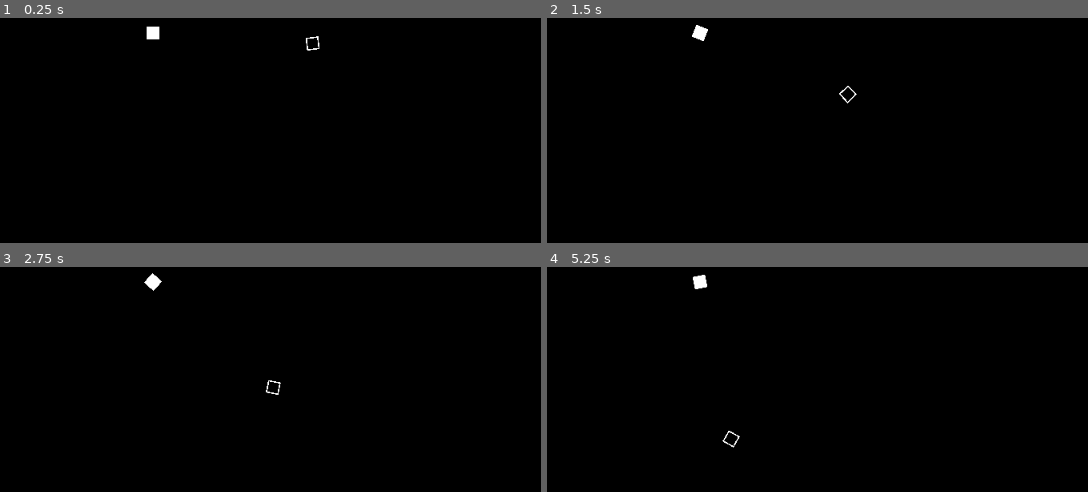
Above: before the commit, frames 1-4 (two rows, left to right).
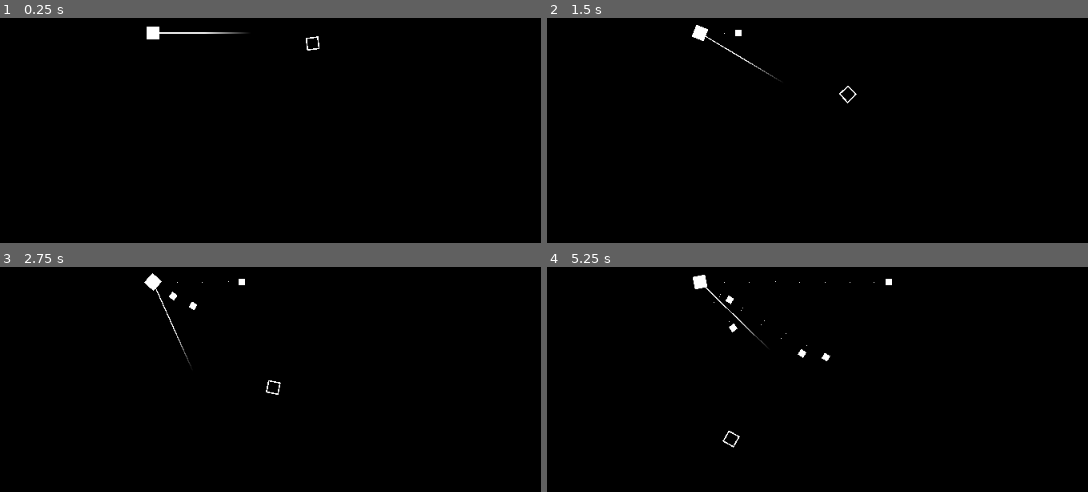
Above: after the commit, the same moments.

Repository: magpie-repos/orbital-asteroid-defense
Game: Godot game, scene res://scenes/main.tscn
The game is run twice, just before and just after one commit, with the same random seed, the same clock (stepped at 60 frames per second) and the same inputs.
Inputs:
- Up to frame 1 (0.25 s): no input
- Up to frame 2 (1.5 s): tap Enter (shoot, bound only after the commit) at 0.5 s; hold Right (gun_clock, bound only after the commit) 0.53-1.28 s; tap Left (gun_count_clock, bound only after the commit) at 0.8, 1.35 s
- Up to frame 3 (2.75 s): tap Enter (shoot, bound only after the commit) at 1.55, 2.1 s; hold Right (gun_clock, bound only after the commit) from 2.03 s (still down)
- Up to frame 4 (5.25 s): release Right (gun_clock, bound only after the commit) at 2.78 s; tap Right (gun_clock, bound only after the commit) at 2.85, 4.55 s; tap Left (gun_count_clock, bound only after the commit) at 3.05 s; hold Left (gun_count_clock, bound only after the commit) 3.53-4.28 s; tap Enter (shoot, bound only after the commit) at 3.8, 4.35 s; hold Right (gun_clock, bound only after the commit) from 5.03 s (still down)

The runs differ from the first frame. In frame 1, 0.1% of the frame differs, in the area x 29-46%, y 6-8%; in frame 2, 0.2%; in frame 3, 0.2%; in frame 4, 0.4%, in the area x 29-64%, y 4-43%.

Commit message:
Basic missile functions and space gun
- Missile scene
- Gun programming
- Gun shoots missiles
-yeet

Diff:
--- a/project.godot
+++ b/project.godot
@@ -21,3 +21,26 @@
 window/size/viewport_height=1000
 window/size/initial_position_type=3
 window/size/resizable=false
+
+[input]
+
+gun_count_clock={
+"deadzone": 0.5,
+"events": [Object(InputEventKey,"resource_local_to_scene":false,"resource_name":"","device":-1,"window_id":0,"alt_pressed":false,"shift_pressed":false,"ctrl_pressed":false,"meta_pressed":false,"pressed":false,"keycode":0,"physical_keycode":4194319,"key_label":0,"unicode":0,"location":0,"echo":false,"script":null)
+, Object(InputEventKey,"resource_local_to_scene":false,"resource_name":"","device":-1,"window_id":0,"alt_pressed":false,"shift_pressed":false,"ctrl_pressed":false,"meta_pressed":false,"pressed":false,"keycode":0,"physical_keycode":65,"key_label":0,"unicode":97,"location":0,"echo":false,"script":null)
+]
+}
+gun_clock={
+"deadzone": 0.5,
+"events": [Object(InputEventKey,"resource_local_to_scene":false,"resource_name":"","device":-1,"window_id":0,"alt_pressed":false,"shift_pressed":false,"ctrl_pressed":false,"meta_pressed":false,"pressed":false,"keycode":0,"physical_keycode":4194321,"key_label":0,"unicode":0,"location":0,"echo":false,"script":null)
+, Object(InputEventKey,"resource_local_to_scene":false,"resource_name":"","device":-1,"window_id":0,"alt_pressed":false,"shift_pressed":false,"ctrl_pressed":false,"meta_pressed":false,"pressed":false,"keycode":0,"physical_keycode":68,"key_label":0,"unicode":100,"location":0,"echo":false,"script":null)
+]
+}
+shoot={
+"deadzone": 0.5,
+"events": [Object(InputEventKey,"resource_local_to_scene":false,"resource_name":"","device":-1,"window_id":0,"alt_pressed":false,"shift_pressed":false,"ctrl_pressed":false,"meta_pressed":false,"pressed":false,"keycode":0,"physical_keycode":4194309,"key_label":0,"unicode":0,"location":0,"echo":false,"script":null)
+, Object(InputEventKey,"resource_local_to_scene":false,"resource_name":"","device":-1,"window_id":0,"alt_pressed":false,"shift_pressed":false,"ctrl_pressed":false,"meta_pressed":false,"pressed":false,"keycode":0,"physical_keycode":32,"key_label":0,"unicode":32,"location":0,"echo":false,"script":null)
+, Object(InputEventKey,"resource_local_to_scene":false,"resource_name":"","device":-1,"window_id":0,"alt_pressed":false,"shift_pressed":false,"ctrl_pressed":false,"meta_pressed":false,"pressed":false,"keycode":0,"physical_keycode":87,"key_label":0,"unicode":119,"location":0,"echo":false,"script":null)
+, Object(InputEventKey,"resource_local_to_scene":false,"resource_name":"","device":-1,"window_id":0,"alt_pressed":false,"shift_pressed":false,"ctrl_pressed":false,"meta_pressed":false,"pressed":false,"keycode":0,"physical_keycode":4194320,"key_label":0,"unicode":0,"location":0,"echo":false,"script":null)
+]
+}
--- a/scenes/main.tscn
+++ b/scenes/main.tscn
@@ -1,7 +1,8 @@
-[gd_scene load_steps=8 format=3 uid="uid://dwdhvkjw8iiri"]
+[gd_scene load_steps=11 format=3 uid="uid://dwdhvkjw8iiri"]
 
 [ext_resource type="PackedScene" uid="uid://bwbbo87xf2kmb" path="res://scenes/planet.tscn" id="1_66jwk"]
 [ext_resource type="Script" path="res://scripts/player.gd" id="2_5aqob"]
+[ext_resource type="Script" path="res://scripts/gun.gd" id="3_vi33y"]
 
 [sub_resource type="Gradient" id="Gradient_0pebe"]
 colors = PackedColorArray(0, 0, 0, 1, 0, 0, 0, 1)
@@ -20,6 +21,14 @@
 [sub_resource type="RectangleShape2D" id="RectangleShape2D_77h2x"]
 size = Vector2(16, 16)
 
+[sub_resource type="Gradient" id="Gradient_hi5fh"]
+offsets = PackedFloat32Array(0.525974, 1)
+colors = PackedColorArray(1, 1, 1, 1, 1, 1, 1, 0)
+
+[sub_resource type="GradientTexture1D" id="GradientTexture1D_svc50"]
+gradient = SubResource("Gradient_hi5fh")
+width = 96
+
 [node name="Main" type="Node2D"]
 
 [node name="Camera2D" type="Camera2D" parent="."]
@@ -33,15 +42,21 @@
 [node name="Player" type="Node2D" parent="."]
 script = ExtResource("2_5aqob")
 
-[node name="Gun" type="Node2D" parent="Player"]
-
-[node name="GunSprite" type="Sprite2D" parent="Player/Gun"]
-
 [node name="PlayerSprite" type="Sprite2D" parent="Player"]
 scale = Vector2(0.25, 0.25)
 texture = SubResource("GradientTexture2D_72tao")
 
 [node name="PlayerArea2D" type="Area2D" parent="Player"]
+collision_mask = 2
 
 [node name="PlayerCollisionShape" type="CollisionShape2D" parent="Player/PlayerArea2D"]
 shape = SubResource("RectangleShape2D_77h2x")
+
+[node name="Gun" type="Node2D" parent="."]
+script = ExtResource("3_vi33y")
+
+[node name="GunSprite" type="Sprite2D" parent="Gun"]
+scale = Vector2(1.285, 1.285)
+texture = SubResource("GradientTexture1D_svc50")
+centered = false
+offset = Vector2(0, -0.465)
--- /dev/null
+++ b/scenes/missile.tscn
@@ -0,0 +1,49 @@
+[gd_scene load_steps=7 format=3 uid="uid://qp5rg8xqdov2"]
+
+[ext_resource type="Script" path="res://scripts/missile.gd" id="1_b326g"]
+
+[sub_resource type="Gradient" id="Gradient_2qsd7"]
+colors = PackedColorArray(1, 1, 1, 1, 1, 1, 1, 1)
+
+[sub_resource type="GradientTexture2D" id="GradientTexture2D_cdfaw"]
+gradient = SubResource("Gradient_2qsd7")
+width = 8
+height = 8
+
+[sub_resource type="Gradient" id="Gradient_0j7gf"]
+colors = PackedColorArray(1, 1, 1, 1, 1, 1, 1, 1)
+
+[sub_resource type="GradientTexture2D" id="GradientTexture2D_sm135"]
+gradient = SubResource("Gradient_0j7gf")
+width = 1
+height = 1
+
+[sub_resource type="RectangleShape2D" id="RectangleShape2D_0t00t"]
+size = Vector2(8, 8)
+
+[node name="Missile" type="Node2D"]
+script = ExtResource("1_b326g")
+
+[node name="MissileSprite" type="Sprite2D" parent="."]
+texture = SubResource("GradientTexture2D_cdfaw")
+
+[node name="MissileParticleTrail" type="CPUParticles2D" parent="."]
+amount = 16
+lifetime = 10.0
+texture = SubResource("GradientTexture2D_sm135")
+emission_shape = 3
+emission_rect_extents = Vector2(1, 1)
+direction = Vector2(0, 0)
+spread = 20.0
+gravity = Vector2(0, 0)
+damping_min = 2.7
+damping_max = 2.755
+
+[node name="MissileArea2D" type="Area2D" parent="."]
+collision_layer = 0
+collision_mask = 2
+
+[node name="CollisionShape2D" type="CollisionShape2D" parent="MissileArea2D"]
+shape = SubResource("RectangleShape2D_0t00t")
+
+[connection signal="area_entered" from="MissileArea2D" to="." method="_on_missile_area_2d_area_entered"]
--- a/scenes/planet.tscn
+++ b/scenes/planet.tscn
@@ -29,6 +29,8 @@
 texture = SubResource("GradientTexture2D_vkclv")
 
 [node name="Area2D" type="Area2D" parent="."]
+collision_layer = 2
+collision_mask = 0
 
 [node name="CollisionShape2D" type="CollisionShape2D" parent="Area2D"]
 shape = SubResource("RectangleShape2D_n1ys1")
--- /dev/null
+++ b/scripts/gun.gd
@@ -0,0 +1,36 @@
+extends Node2D
+
+var rot_speed: float = 50
+
+var missile_scene: PackedScene = preload("res://scenes/missile.tscn")
+var missile_limit: int = 10
+var curr_missiles: int = 0
+
+func _process(delta: float) -> void:
+
+	##Handle Input
+	if Input.is_anything_pressed():
+		## Handle gun rotation
+		if Input.is_action_pressed("gun_count_clock"):
+			rotation += rot_speed * (PI / 180) * delta * -1
+		if Input.is_action_pressed("gun_clock"):
+			rotation += rot_speed * (PI / 180) * delta
+
+		##Missile spawning
+		if Input.is_action_just_pressed("shoot") && curr_missiles < missile_limit:
+
+			spawn_missile(Vector2.ZERO, Vector2.from_angle(rotation))
+			print(rotation)
+
+func spawn_missile(missile_pos: Vector2, missile_vector: Vector2):
+	var new_missile: Missile = missile_scene.instantiate()
+	new_missile.position = missile_pos
+	new_missile.vector = missile_vector
+	get_parent().add_child(new_missile)
+	curr_missiles += 1
+	new_missile.connect("exploded", _on_missile_exploded)
+
+func _on_missile_exploded(exploded_missile: Missile) -> void:
+	##TODO disconnect and destroy missile properly
+	exploded_missile.queue_free()
+	curr_missiles -= 1
--- /dev/null
+++ b/scripts/missile.gd
@@ -0,0 +1,26 @@
+extends Node2D
+class_name Missile
+
+var vector: Vector2 = Vector2.UP
+var speed: float = 50
+@onready var sprite: Sprite2D = $MissileSprite
+@onready var window_size: Vector2 = get_viewport().size
+
+signal exploded
+
+func _ready() -> void:
+	print("I Live!")
+
+func _process(delta: float) -> void:
+	position += vector * speed * delta
+	sprite.rotation = get_angle_to(Vector2.UP)
+
+	##Check to see if still visible in window; explode if not
+	if abs(position.x) > window_size.x / 2 + 15:
+		exploded.emit(self)
+	if abs(position.y) > window_size.y / 2 + 15:
+		exploded.emit(self)
+
+func _on_missile_area_2d_area_entered(area: Area2D) -> void:
+	print("Boom!")
+	exploded.emit(self)
Not shown, changed: README.md
